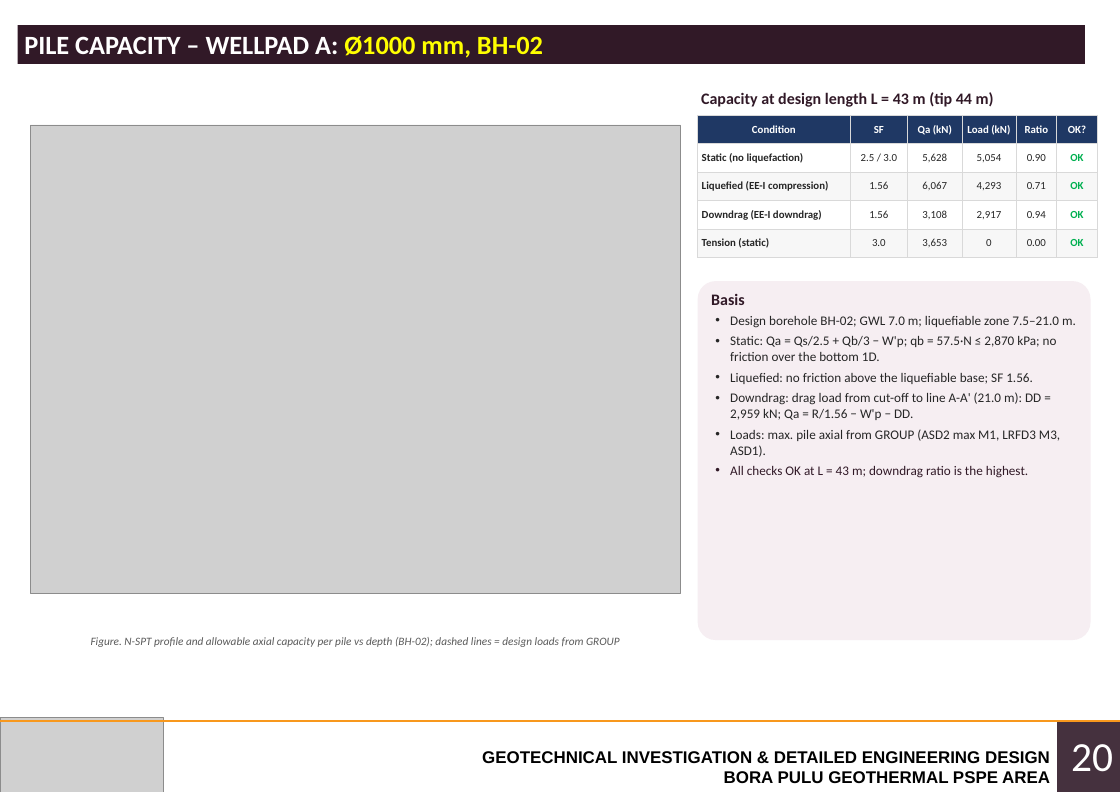
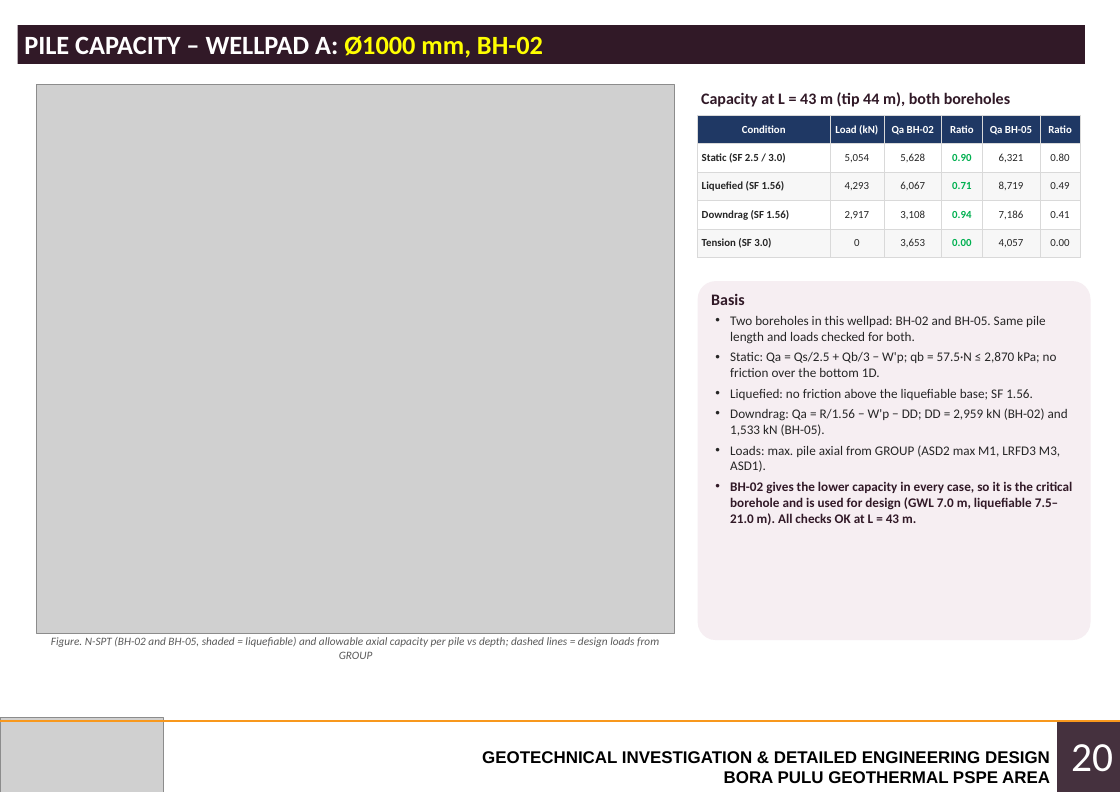
Before and after one commit to dekapeee13/Demooo, a slide deck: slide 20 of deliverables/Bora_Pulu_Geotech_Presentation.pptx. Drawn at 1120x792 pixels with LibreOffice and Linux fonts; fonts in the diff are those of the drawing; grey boxes stand for pictures. Boxes give left, top, right and bottom in pixels: in the first picture for what was removed or moved away, otherwise in the second. Text is boxed around its words. In the diff, an @@ line names an element or a change of style, - is before the commit and + after.

```diff
--- a/deliverables/Bora_Pulu_Geotech_Presentation.pptx
+++ b/deliverables/Bora_Pulu_Geotech_Presentation.pptx
@@ picture: place and size @@
-picture at [30, 125, 681, 593]
+picture at [37, 85, 675, 634]
@@ table at [698, 115, 1081, 257] @@
-row 1: Condition | SF | Qa (kN) | Load (kN) | Ratio | OK?
+row 1: Condition | Load (kN) | Qa BH-02 | Ratio | Qa BH-05 | Ratio
-row 2: Static (no liquefaction) | 2.5 / 3.0 | 5,628 | 5,054 | 0.90 | OK
+row 2: Static (SF 2.5 / 3.0) | 5,054 | 5,628 | 0.90 | 6,321 | 0.80
-row 3: Liquefied (EE-I compression) | 1.56 | 6,067 | 4,293 | 0.71 | OK
+row 3: Liquefied (SF 1.56) | 4,293 | 6,067 | 0.71 | 8,719 | 0.49
-row 4: Downdrag (EE-I downdrag) | 1.56 | 3,108 | 2,917 | 0.94 | OK
+row 4: Downdrag (SF 1.56) | 2,917 | 3,108 | 0.94 | 7,186 | 0.41
-row 5: Tension (static) | 3.0 | 3,653 | 0 | 0.00 | OK
+row 5: Tension (SF 3.0) | 0 | 3,653 | 0.00 | 4,057 | 0.00
@@ table: place and size @@
-table at [698, 115, 1098, 257]
+table at [698, 115, 1081, 257]
@@ text at [701, 92, 1010, 107]: text changed @@
-Capacity at design length L = 43 m (tip 44 m)
+Capacity at L = 43 m (tip 44 m), both boreholes
@@ text at [730, 316, 1046, 344]: text changed @@
-• Design borehole BH-02; GWL 7.0 m; liquefiable zone 7.5–21.0 m.
+• Two boreholes in this wellpad: BH-02 and BH-05. Same pile length and loads checked for both.
@@ text at [730, 408, 1068, 436]: text changed @@
-• Downdrag: drag load from cut-off to line A-A' (21.0 m): DD = 2,959 kN; Qa = R/1.56 − W'p − DD.
+• Downdrag: Qa = R/1.56 − W'p − DD; DD = 2,959 kN (BH-02) and 1,533 kN (BH-05).
@@ text at [730, 481, 1072, 525]: text changed; bold on @@
-• All checks OK at L = 43 m; downdrag ratio is the highest.
+• BH-02 gives the lower capacity in every case, so it is the critical borehole and is used for design (GWL 7.0 m, liquefiable 7.5–21.0 m). All checks OK at L = 43 m.
@@ text at [51, 637, 659, 659]: text changed @@
-Figure. N-SPT profile and allowable axial capacity per pile vs depth (BH-02); dashed lines = design loads from GROUP
+Figure. N-SPT (BH-02 and BH-05, shaded = liquefiable) and allowable axial capacity per pile vs depth; dashed lines = design loads from GROUP
```
Also in this commit, not shown: 5 other slides changed.
